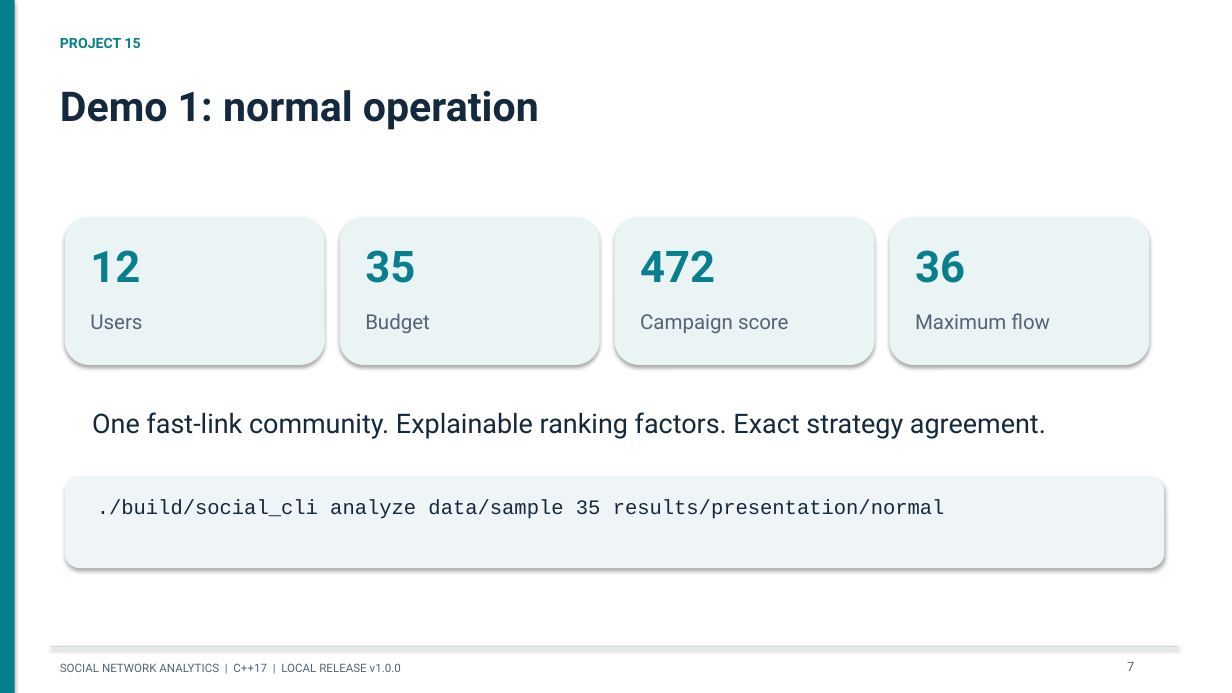
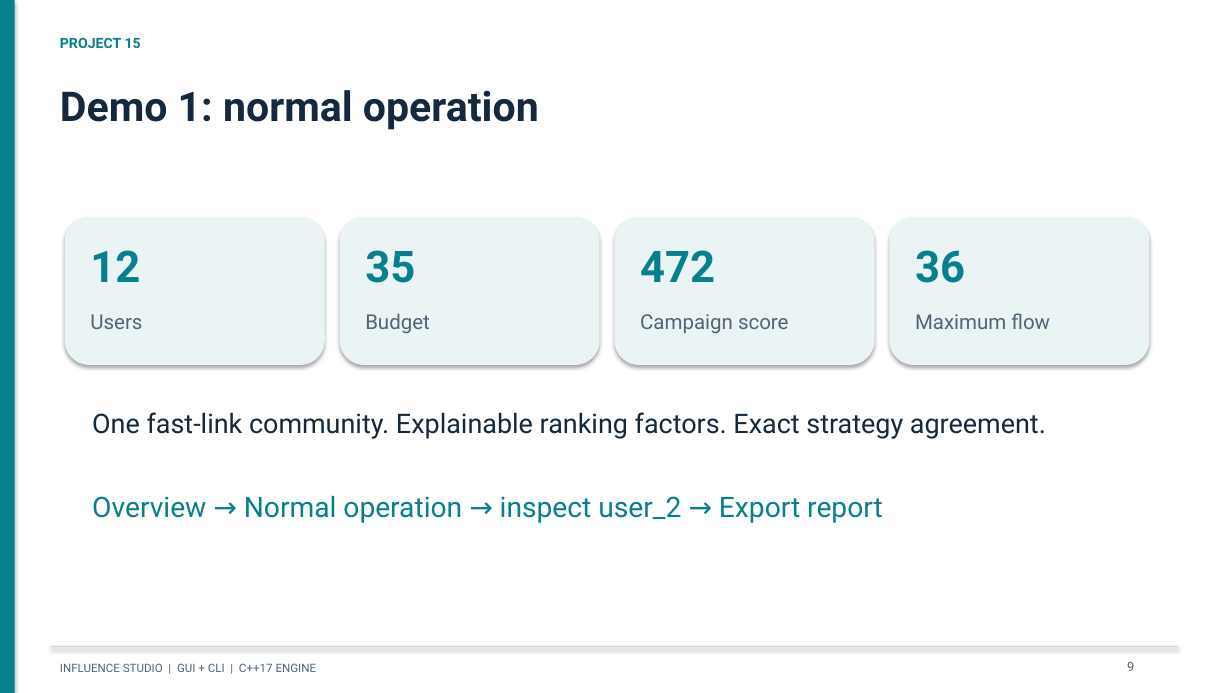
Before and after one commit to Aymuos22/nikita, a slide deck: slide 9 of docs/presentation/Project_15_Presentation.pptx (slide 7 before the commit). Drawn at 1232x693 pixels with LibreOffice and Linux fonts; fonts in the diff are those of the drawing. Boxes give left, top, right and bottom in pixels: in the first picture for what was removed or moved away, otherwise in the second. Text is boxed around its words. In the diff, an @@ line names an element or a change of style, - is before the commit and + after.

```diff
--- a/docs/presentation/Project_15_Presentation.pptx
+++ b/docs/presentation/Project_15_Presentation.pptx
@@ text "Overview → Normal operation → ...": place and size @@
-text "Overview → Normal operation → ..." at (65, 476, 1165, 568)
+text "Overview → Normal operation → ..." at (92, 495, 883, 523)
@@ text "Overview → Normal operation → ..." at (92, 495, 883, 523): fill #EFF4F6 to none; shadow off @@
@@ text at (92, 495, 883, 523): text added @@
+Overview → Normal operation → inspect user_2 → Export report
@@ text removed at (97, 500, 945, 519) @@
-./build/social_cli analyze data/sample 35 results/presentation/normal
@@ text at (60, 663, 317, 672): text changed @@
-SOCIAL NETWORK ANALYTICS | C++17 | LOCAL RELEASE v1.0.0
+INFLUENCE STUDIO | GUI + CLI | C++17 ENGINE
@@ text at (1127, 662, 1134, 671): text changed @@
-7
+9
```
Also in this commit, not shown: 12 other slides changed, 3 slides added, 1 slide removed, 21 other files.
